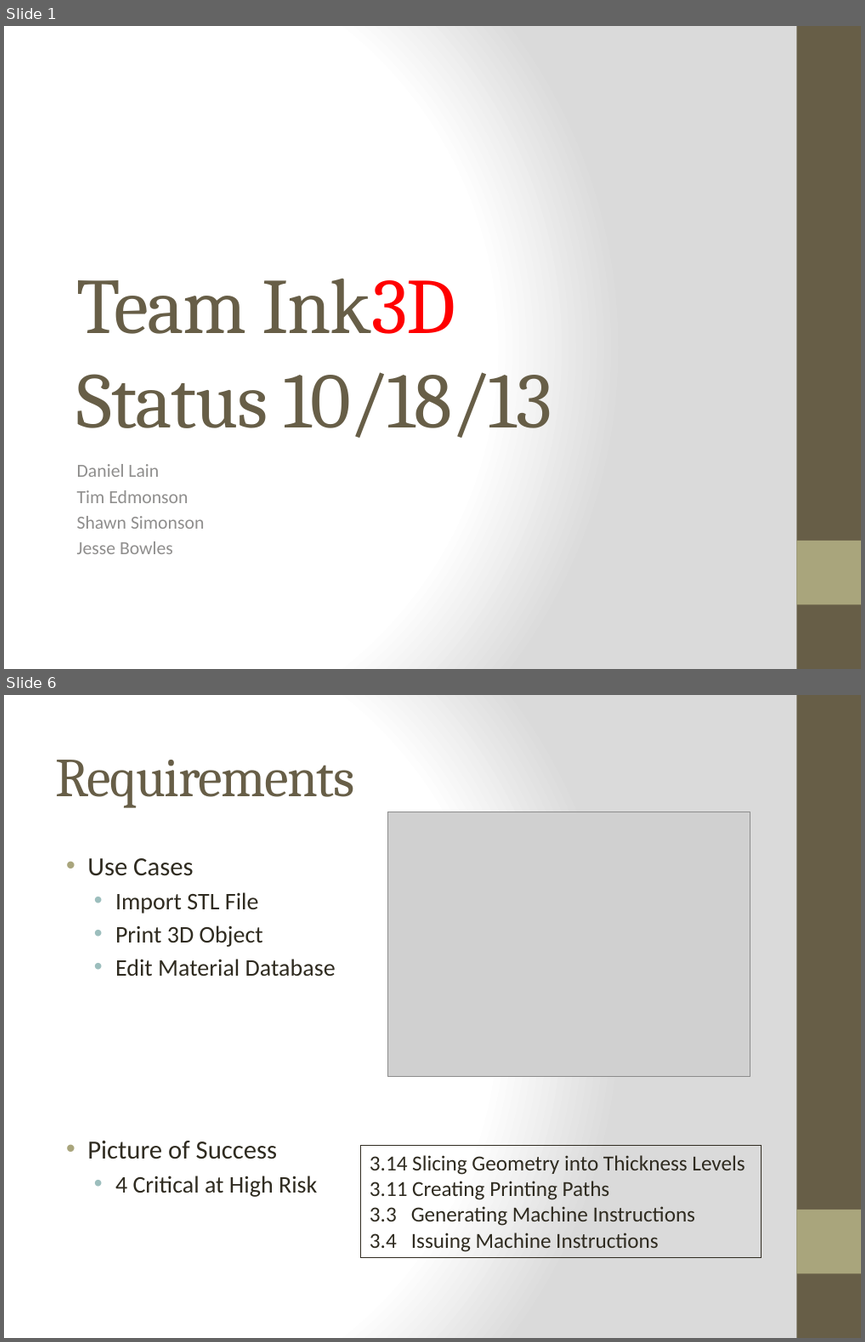
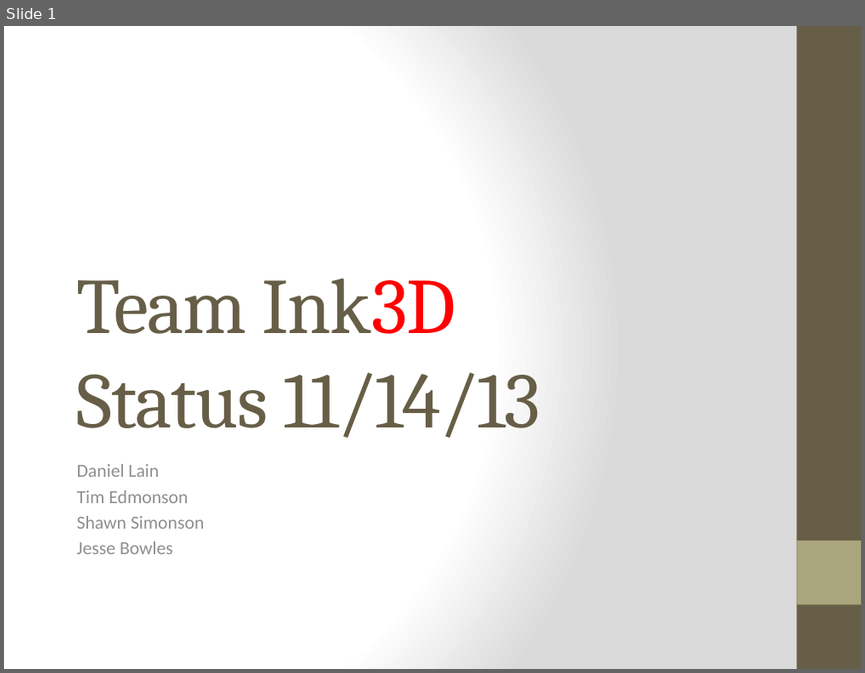
Before and after one commit to qpHalcy0n/SRDesign, a slide deck: Status Updates/2013 11 14.pptx. Shown one above the other, each under a label of ours: slides 1 and 6 before the commit, slide 1 after it; the slides between them are not shown. The pictures are 865x1342 and 865x673 pixels, drawn with LibreOffice and Linux fonts; fonts in the diff are those of the drawing; grey boxes stand for pictures. Boxes give left, top, right and bottom in pixels: in the first picture for what was removed or moved away, otherwise in the second. Text is boxed around its words. In the diff, an @@ line names an element or a change of style, - is before the commit and + after.

Commit message:
Status Update and Incomplete Architecture Drawing

```diff
--- a/Status Updates/2013 11 14.pptx
+++ b/Status Updates/2013 11 14.pptx
@@ slide 6 removed at <box>4,695,861,1338</box>, background gradient #FFFFFF to #DADADA; not listed: 2 template elements that a slide beside it also shows @@
@@ title removed at <box>55,760,354,808</box> @@
-Requirements
@@ picture removed at <box>388,811,749,1076</box> @@
@@ text removed at <box>87,858,336,1197</box> @@
-• Use Cases
-  • Import STL File
-  • Print 3D Object
-  • Edit Material Database
-• Picture of Success
-  • 4 Critical at High Risk
@@ rectangle removed at <box>361,1145,761,1257</box> @@
-3.14 Slicing Geometry into Thickness Levels
-3.11 Creating Printing Paths
-3.3 Generating Machine Instructions
-3.4 Issuing Machine Instructions
@@ slide 1 changed as well @@
@@ title at <box>77,278,540,437</box>: text changed @@
-Team Ink3D
-Status 10/18/13
+Team Ink3D
+Status 11/14/13
```
Also in this commit, not shown: 6 slides added, 4 other slides removed, 1 other file.
